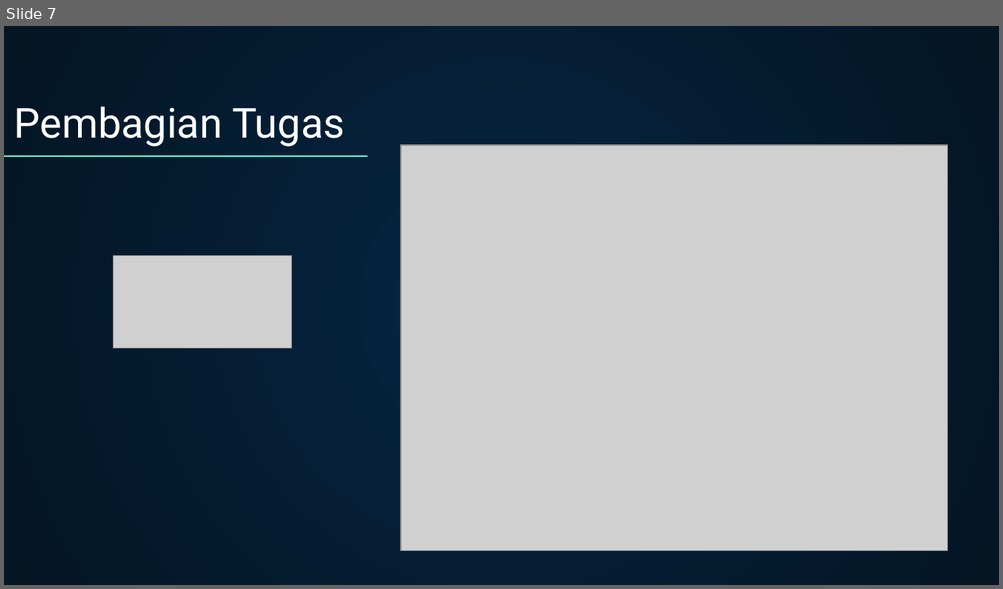
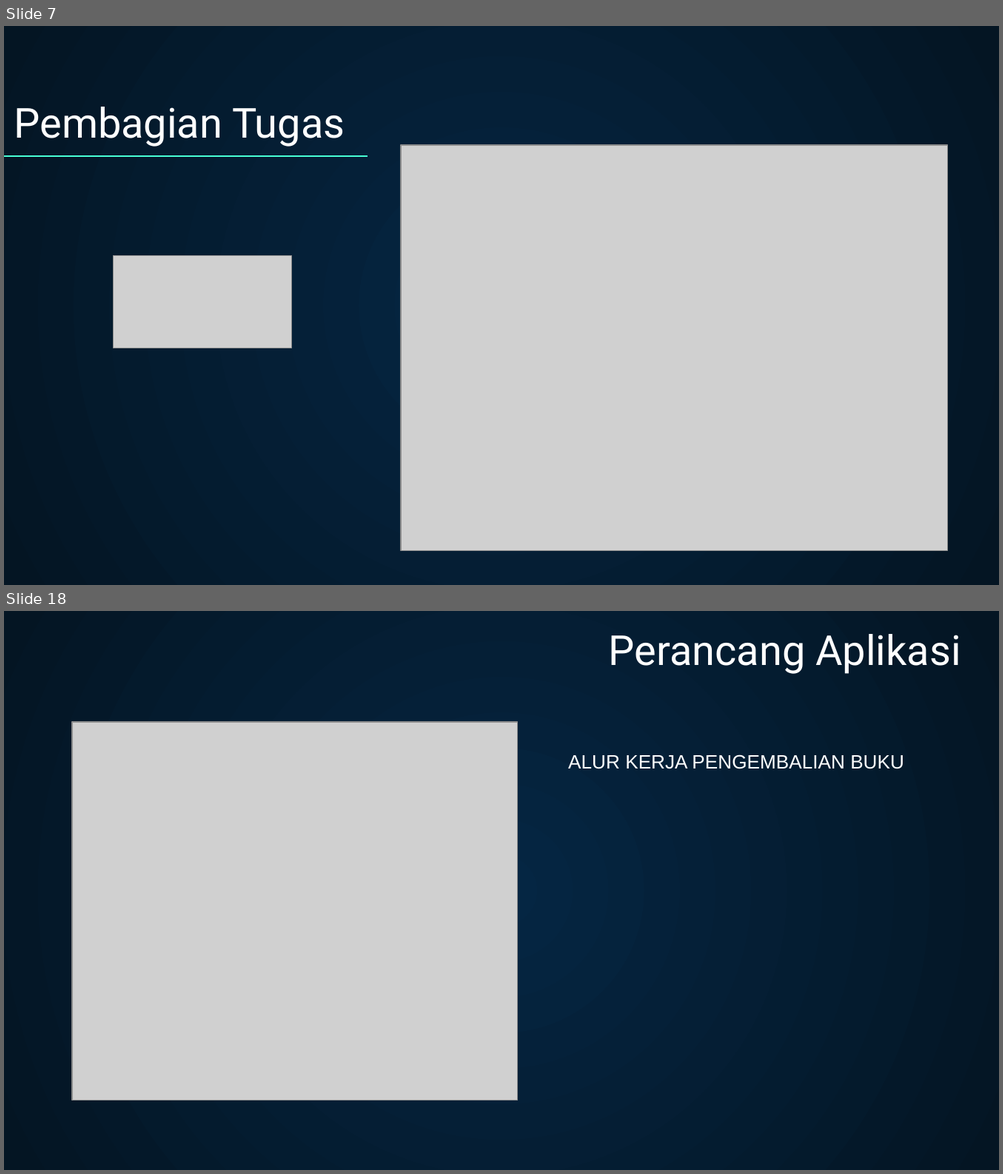
Before and after one commit to sahrul1610/proyek_2, a slide deck: document/UAS PPT.pptx. Shown one above the other, each under a label of ours: slide 7 before the commit, slides 7 and 18 after it; the slides between them are not shown. The pictures are 1003x589 and 1003x1174 pixels, drawn with LibreOffice and Linux fonts; fonts in the diff are those of the drawing; grey boxes stand for pictures. Boxes give left, top, right and bottom in pixels: in the first picture for what was removed or moved away, otherwise in the second. Text is boxed around its words. In the diff, an @@ line names an element or a change of style, - is before the commit and + after.

```diff
--- a/document/UAS PPT.pptx
+++ b/document/UAS PPT.pptx
@@ slide 18 added at [4,611,999,1170], background gradient #052643 to #041523 @@
@@ title added at [609,634,960,674], 30 pt, text #FFFFFF @@
+Perancang Aplikasi
@@ picture added at [73,723,518,1102] @@
@@ text added at [568,755,904,769], 14 pt, text #FFFFFF @@
+ALUR KERJA PENGEMBALIAN BUKU
```
Also in this commit, not shown: 3 slides changed, 14 other slides added, 2 slides removed, 20 other files.
